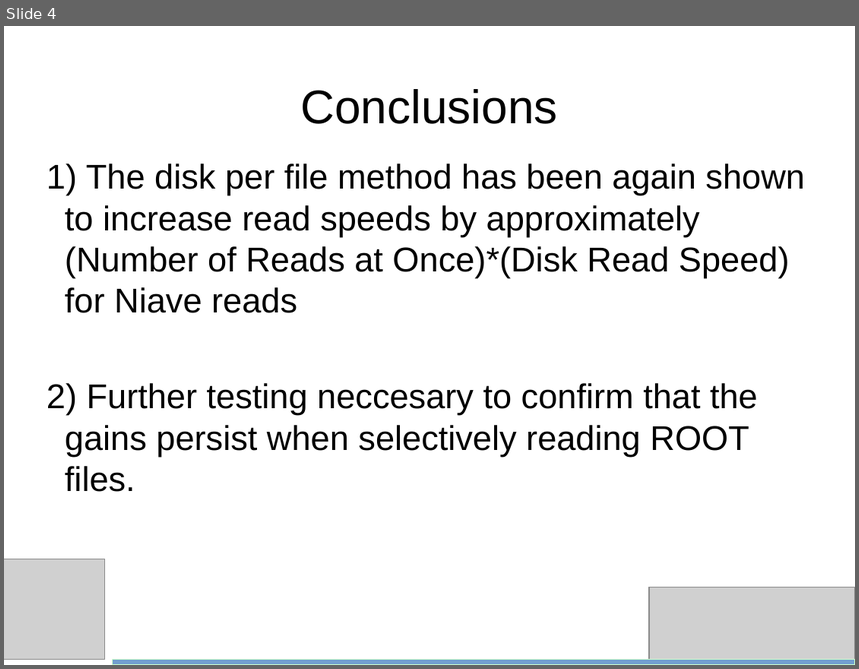
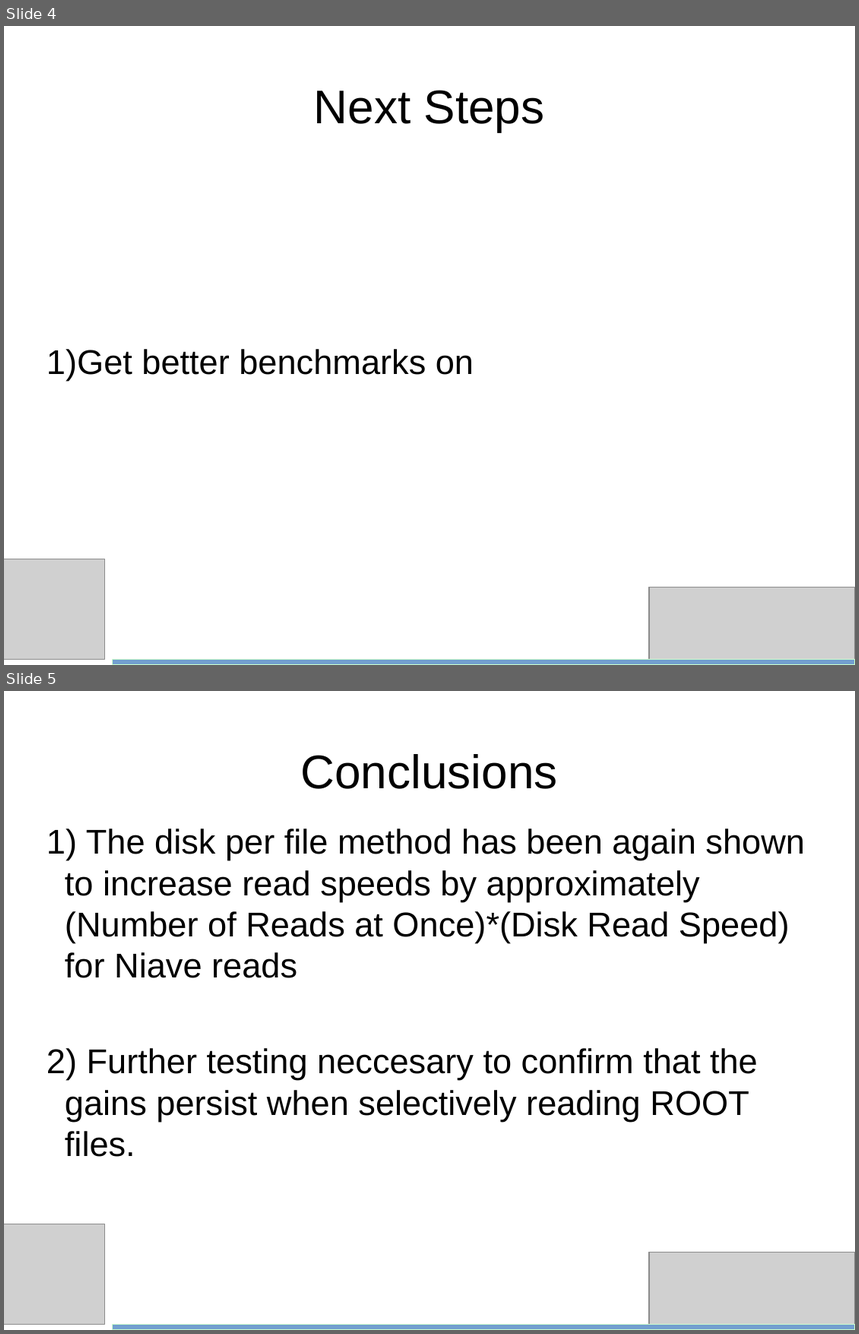
Before and after one commit to bth5032/smartsubmit, a slide deck: smartsubmit_intro.odp. Shown one above the other, each under a label of ours: slide 4 before the commit, slides 4 and 5 after it. The pictures are 859x669 and 859x1334 pixels, drawn with LibreOffice and Linux fonts; fonts in the diff are those of the drawing; grey boxes stand for pictures. Boxes give left, top, right and bottom in pixels: in the first picture for what was removed or moved away, otherwise in the second. Text is boxed around its words. In the diff, an @@ line names an element or a change of style, - is before the commit and + after.

```diff
--- a/smartsubmit_intro.odp
+++ b/smartsubmit_intro.odp
@@ slide 4 added at [4,26,855,665], background #FFFFFF @@
@@ title added at [314,90,545,132], 44 pt, text #000000 @@
+Next Steps
@@ subtitle added at [47,349,474,381], 32 pt, text #000000 @@
+1) Get better benchmarks on
@@ picture added at [4,559,104,659] @@
@@ picture added at [649,587,855,665] @@
@@ rectangle added at [112,659,855,665], fill #729FCF, outline #CCFFCC 0 pt @@
@@ what was slide 4 is now slide 5 @@
```
Also in this commit, not shown: 2 slides changed, 1 other slide added, 1 slide removed, 1 other file.
